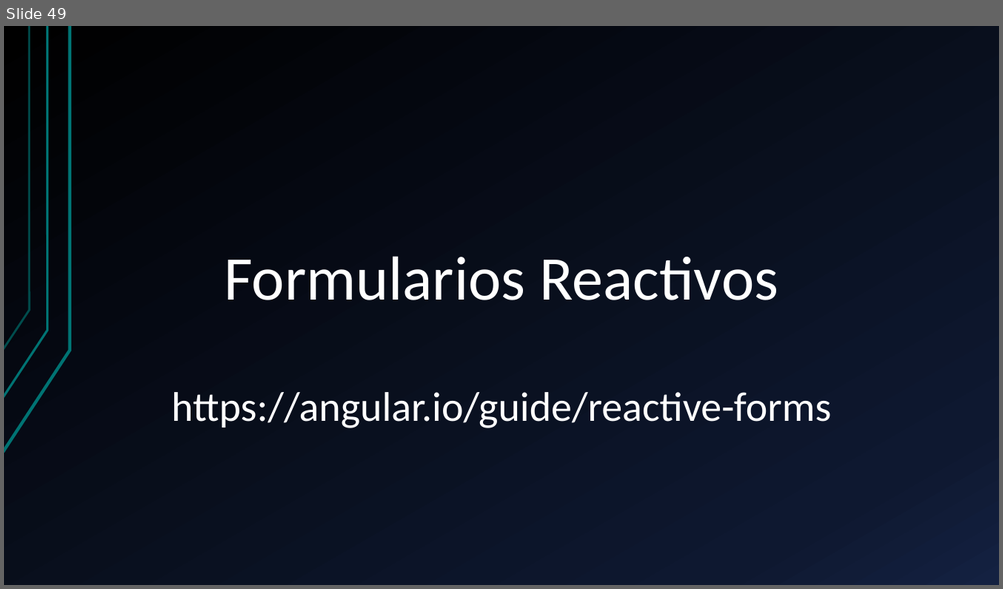
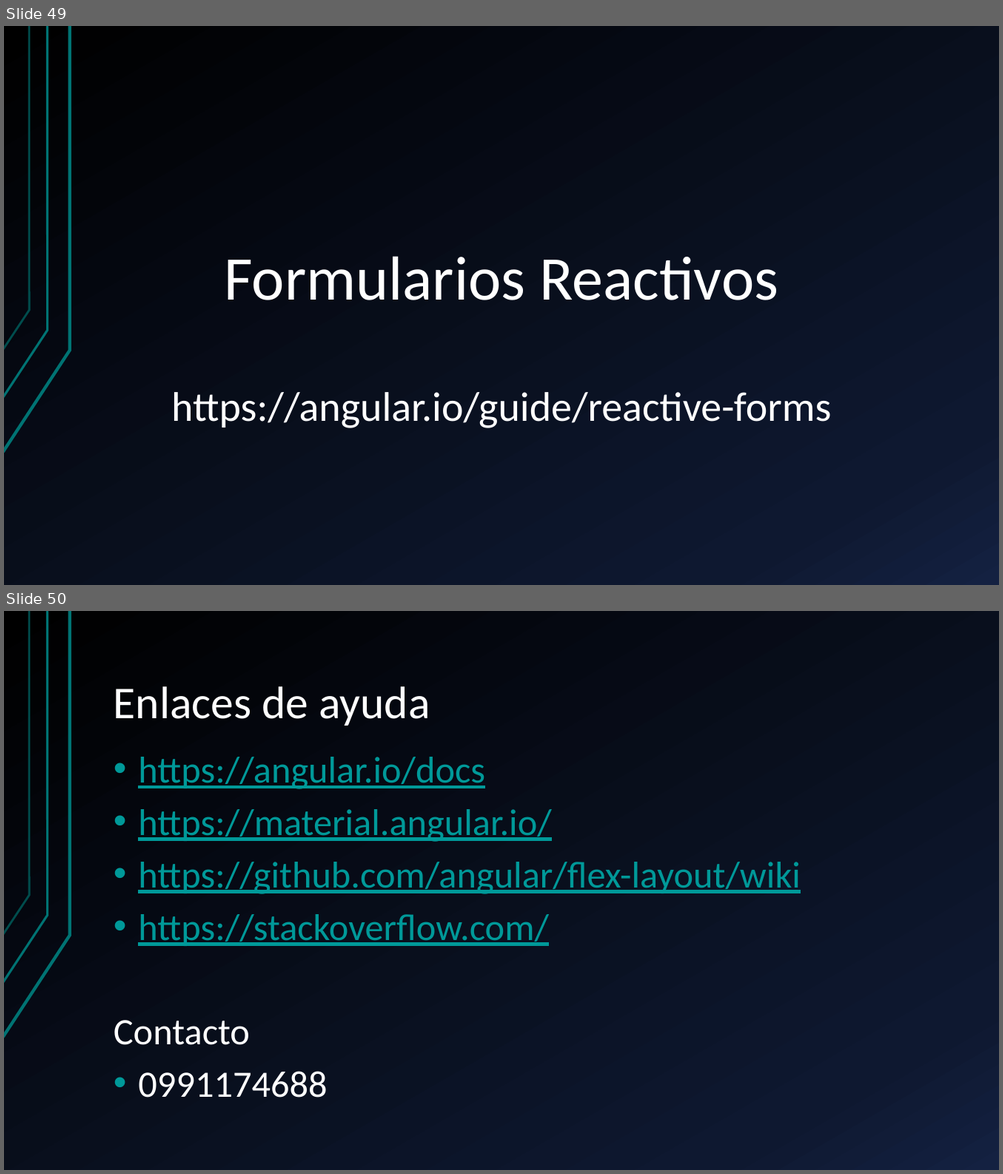
Before and after one commit to KevinToala/capacitacionAngular, a slide deck: Angular.pptx. Shown one above the other, each under a label of ours: slide 49 before the commit, slides 49 and 50 after it. The pictures are 1003x589 and 1003x1174 pixels, drawn with LibreOffice and Linux fonts; fonts in the diff are those of the drawing. Boxes give left, top, right and bottom in pixels: in the first picture for what was removed or moved away, otherwise in the second. Text is boxed around its words. In the diff, an @@ line names an element or a change of style, - is before the commit and + after.

```diff
--- a/Angular.pptx
+++ b/Angular.pptx
@@ slide 50 added at [4,611,999,1170], background gradient #000000 to #0F1931 to #142242; not listed: 3 template elements that a slide beside it also shows @@
@@ title added at [114,686,430,726], 44 pt, text #FFFFFF @@
+Enlaces de ayuda
@@ text added at [114,757,800,1098], 36 pt, text #009999, underline @@
+• https://angular.io/docs
+• https://material.angular.io/
+• https://github.com/angular/flex-layout/wiki
+• https://stackoverflow.com/
+Contacto
+• 0991174688
```
Also in this commit, not shown: 1 other slide added, 17 other files.
